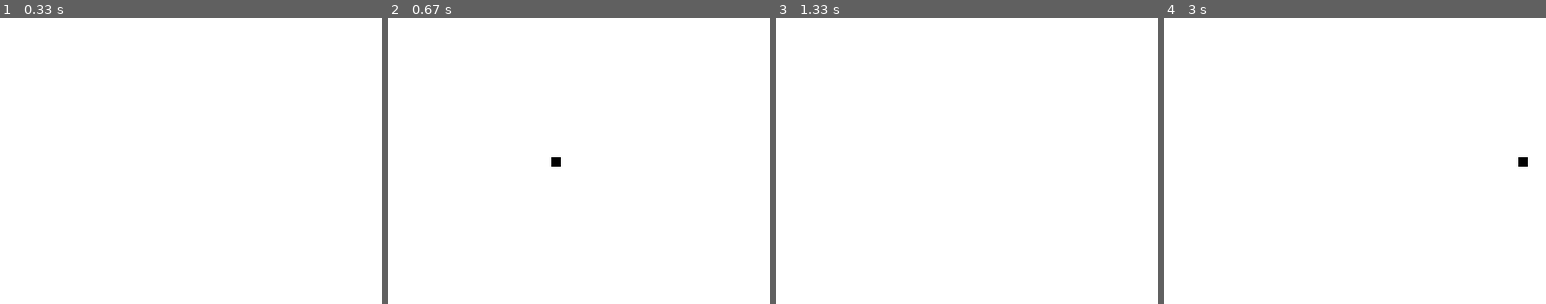
Above: before the commit, frames 1-4 (left to right).
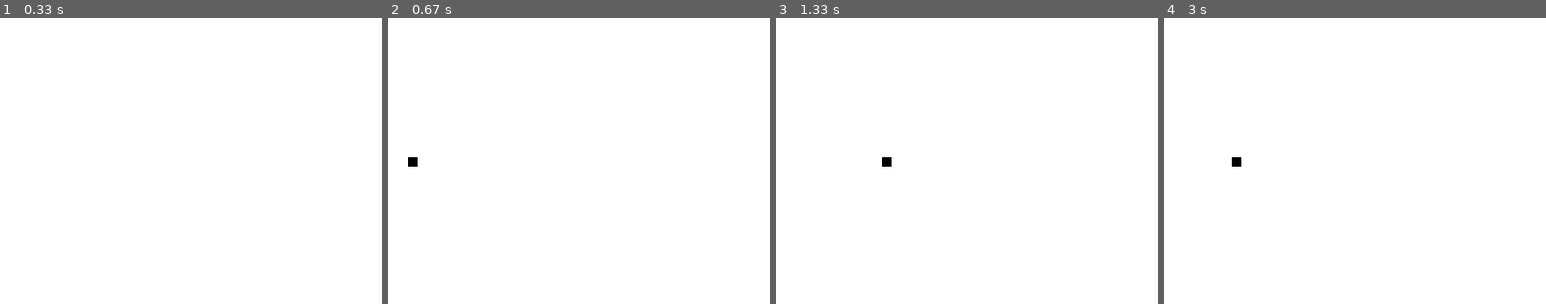
Above: after the commit, the same moments.

Repository: ravenusmc/Learn_Pygame
Game: pygame game, started from main.py
The game is run twice, just before and just after one commit, with the same random seed, the same clock (stepped at 60 frames per second) and the same inputs.
Inputs:
- Up to frame 1 (0.33 s): no input
- Up to frame 2 (0.67 s): hold Right from 0.33 s (still down)
- Up to frame 3 (1.33 s): release Right at 0.8 s; hold Right 0.83-1.3 s
- Up to frame 4 (3 s): hold Left 1.33-1.87 s; hold Left 1.9-2.3 s; hold Right 2.33-2.97 s
The pictures show only the part of the screen within x 41-91%, y 26-76%; the shares and areas given below are measured in that part.

Frame 1 is identical in both runs. In frame 2, 0.2% of the frame differs, in the area x 5-46%, y 48-52%; in frame 3, less than 0.1%; in frame 4, 0.2%.

Commit message:
added frame rate

Diff:
--- a/main.py
+++ b/main.py
@@ -15,6 +15,7 @@
 lead_y = 300
 lead_x_change = 0
 
+clock = pygame.time.Clock()
 
 while not gameExit:
     for event in pygame.event.get():
@@ -26,12 +27,18 @@
             if event.key == pygame.K_RIGHT:
                 lead_x_change = 10
 
+        if event.type == pygame.KEYUP:
+            if event.key == pygame.K_LEFT or event.key == pygame.K_RIGHT:
+                lead_x_change = 0
+
+
     lead_x += lead_x_change
 
     gameDisplay.fill(white)
     pygame.draw.rect(gameDisplay, black, [lead_x,lead_y, 10, 10])
+    pygame.display.update()
 
-    pygame.display.update()
+    clock.tick(15)
 
 pygame.quit()
 quit()
